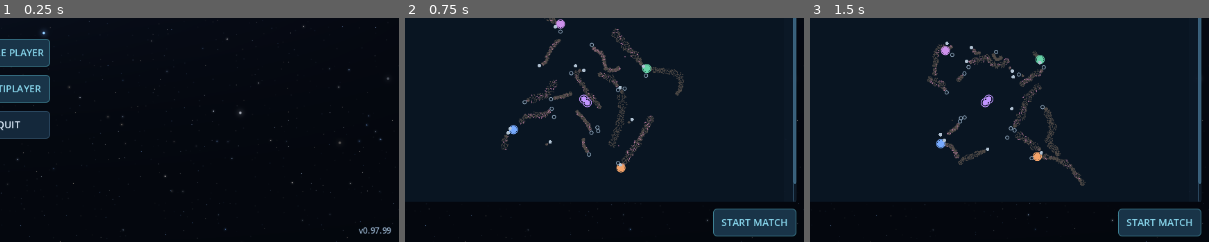
Above: before the commit, frames 1-3 (left to right).
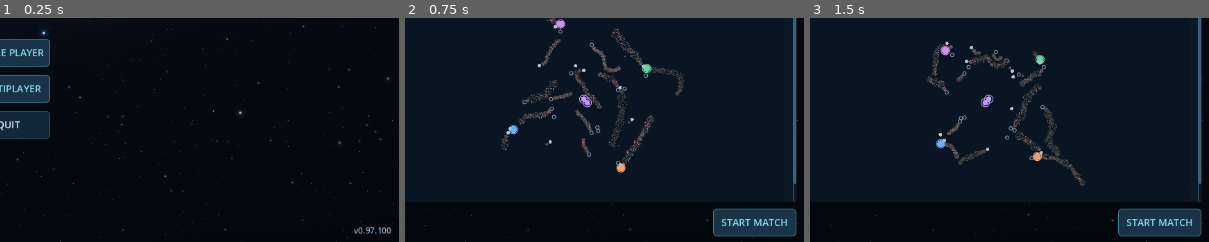
Above: after the commit, the same moments.

Repository: Allumnium/krangblade
Game: Godot game, scene res://scenes/main.tscn
Same seed, same stepped clock (60 frames per second), same inputs: the game is played once before the commit and once after it.
Inputs (mouse positions are % of the whole screen's width and height, from its top left):
- Up to frame 1 (0.25 s): no input
- Up to frame 2 (0.75 s): click "SINGLE PLAYER" at 0.5 s
- Up to frame 3 (1.5 s): click (66, 37) at 1.27 s; type "12" at 1.35 s
The pictures show only the part of the screen within x 49-99%, y 48-98%; the shares and areas given below are measured in that part.

The runs differ from the first frame. In frame 1, 0.2% of the frame differs, in the area x 88-98%, y 93-97%; in frame 2, nothing differs; in frame 3, nothing differs.

Commit message:
v0.97.100: Eliminate redundant speed control theme invalidation

Diff:
--- a/project.godot
+++ b/project.godot
@@ -12,7 +12,7 @@
 
 config/name="Warbound"
 config/description="A multiplayer territory-control RTS prototype."
-config/version="0.97.99"
+config/version="0.97.100"
 run/main_scene="res://scenes/main.tscn"
 config/features=PackedStringArray("4.7", "GL Compatibility")
 run/max_fps=120
--- a/scripts/match.gd
+++ b/scripts/match.gd
@@ -2485,7 +2485,10 @@
 	if state.is_empty():
 		territory_view.refresh(state, 0, Vector2.ZERO, Callable(), Callable())
 		return
+	var fog_started: int = Time.get_ticks_usec() if _profiling_publication else 0
 	_update_fog(state)
+	if _profiling_publication:
+		publication_profile["fog"] = float(Time.get_ticks_usec() - fog_started) / 1000.0
 	if territory_view.refresh(state, _me(), _map_size(), _empire_color, _fog_visible):
 		_position_territory()
 
@@ -2651,7 +2654,10 @@
 	if empire_ui.dialog_visible():
 		empire_ui.refresh(state)
 	_refresh_match_result(state)
+	var speed_started: int = Time.get_ticks_usec() if _profiling_publication else 0
 	developer_tools.refresh_speed(state)
+	if _profiling_publication:
+		publication_profile["developer_speed"] = float(Time.get_ticks_usec() - speed_started) / 1000.0
 	menu_exit.text = "Main menu" if bool(session.get("is_solo")) else ("Return to lobby" if multiplayer.is_server() else "Leave match")
 	if phase == "loading" and multiplayer.is_server():
 		menu_exit.text = "Cancel start"
@@ -4210,15 +4216,31 @@
 		return
 	alert_tracker.sync(state, _me(), Time.get_ticks_msec(), territory_view.region_graph, territory_view.friendly_sectors, _alert_off_camera, _ship_visible, _ship_kind_name, _poi_name, Callable(sound_mixer, "play_cue"))
 
+var publication_profile: Dictionary = {}
+var _profiling_publication: bool = false
+
 func _on_economy_changed() -> void:
+	publication_profile.clear()
+	_profiling_publication = true
 	var state: Dictionary = _state()
+	var started: int = Time.get_ticks_usec()
 	_sync_upgrade_audio(state)
 	_sync_world_audio(state)
+	publication_profile["audio"] = float(Time.get_ticks_usec() - started) / 1000.0
+	started = Time.get_ticks_usec()
 	_refresh_territory(state)
+	publication_profile["territory_fog"] = float(Time.get_ticks_usec() - started) / 1000.0
+	started = Time.get_ticks_usec()
 	_sync_tactical_alerts(state)
 	notice_ui.sync_history(state, alert_tracker.alerts)
+	publication_profile["alerts_history"] = float(Time.get_ticks_usec() - started) / 1000.0
+	started = Time.get_ticks_usec()
 	ship_motion.sync(state, session)
+	publication_profile["motion"] = float(Time.get_ticks_usec() - started) / 1000.0
+	started = Time.get_ticks_usec()
 	_refresh()
+	publication_profile["inspector"] = float(Time.get_ticks_usec() - started) / 1000.0
+	_profiling_publication = false
 
 func _input(event: InputEvent) -> void:
 	if empire_ui.war_confirmation_visible():
--- a/scripts/match_developer_tools.gd
+++ b/scripts/match_developer_tools.gd
@@ -81,15 +81,25 @@
 	for speed in time_buttons:
 		var button: Button = time_buttons[speed]
 		var active: bool = int(speed) == current
-		button.disabled = not can_change
-		button.set_pressed_no_signal(active)
-		# Keep the replicated speed visible even after the match ends.
+		if button.disabled == can_change:
+			button.disabled = not can_change
+		# A rejected request can leave a locally toggled button out of sync.
+		# Always reconcile actual state, even when the authority speed is unchanged.
+		if button.button_pressed != active:
+			button.set_pressed_no_signal(active)
+		# Theme override writes invalidate layout/theme caches even on hidden
+		# controls. Only change overrides when their actual values differ.
 		if active:
-			button.add_theme_stylebox_override("disabled", button.get_theme_stylebox("pressed"))
-			button.add_theme_color_override("font_disabled_color", HUD.ACCENT)
+			var pressed_style: StyleBox = button.get_theme_stylebox("pressed")
+			if not button.has_theme_stylebox_override("disabled") or not is_same(button.get_theme_stylebox("disabled"), pressed_style):
+				button.add_theme_stylebox_override("disabled", pressed_style)
+			if not button.has_theme_color_override("font_disabled_color") or button.get_theme_color("font_disabled_color") != HUD.ACCENT:
+				button.add_theme_color_override("font_disabled_color", HUD.ACCENT)
 		else:
-			button.remove_theme_stylebox_override("disabled")
-			button.remove_theme_color_override("font_disabled_color")
+			if button.has_theme_stylebox_override("disabled"):
+				button.remove_theme_stylebox_override("disabled")
+			if button.has_theme_color_override("font_disabled_color"):
+				button.remove_theme_color_override("font_disabled_color")
 
 func update_perf(delta: float) -> void:
 	if is_instance_valid(diagnostic_label):
--- /dev/null
+++ b/tests/developer_speed_refresh_test.gd
@@ -0,0 +1,52 @@
+extends SceneTree
+## Test the control contract, not positions, labels or layout.
+const TOOLS = preload("res://scripts/match_developer_tools.gd")
+const HUD = preload("res://scripts/ui_theme.gd")
+
+var changes: int = 0
+
+func _initialize() -> void:
+	call_deferred("_run")
+
+func _run() -> void:
+	var session: Node = root.get_node("GameSession")
+	session.set("is_solo", true)
+	session.set("phase", "match")
+	var controls = TOOLS.new()
+	controls.session = session
+	for speed in [0, 1, 2, 5]:
+		var button := Button.new()
+		button.toggle_mode = true
+		root.add_child(button)
+		controls.time_buttons[speed] = button
+		button.theme_changed.connect(func() -> void: changes += 1)
+	var state: Dictionary = {"time_speed": 1}
+	controls.refresh_speed(state)
+	await process_frame
+	var initial_changes: int = changes
+	for iteration in range(25):
+		controls.refresh_speed(state)
+	await process_frame
+	assert(changes == initial_changes, "Unchanged speed must not invalidate button themes")
+	assert(controls.time_buttons[1].disabled and controls.time_buttons[1].button_pressed)
+	controls.dev_mode = true
+	controls.refresh_speed(state)
+	assert(not controls.time_buttons[1].disabled)
+	# A locally toggled button (e.g. rejected authority request) must be restored.
+	controls.time_buttons[5].set_pressed_no_signal(true)
+	controls.refresh_speed(state)
+	assert(not controls.time_buttons[5].button_pressed)
+	state["time_speed"] = 5
+	controls.refresh_speed(state)
+	assert(not controls.time_buttons[1].button_pressed and controls.time_buttons[5].button_pressed)
+	assert(not controls.time_buttons[1].has_theme_stylebox_override("disabled"))
+	assert(not controls.time_buttons[1].has_theme_color_override("font_disabled_color"))
+	assert(is_same(controls.time_buttons[5].get_theme_stylebox("disabled"), controls.time_buttons[5].get_theme_stylebox("pressed")))
+	assert(controls.time_buttons[5].get_theme_color("font_disabled_color") == HUD.ACCENT)
+	state["match_result"] = {"team": 1}
+	controls.refresh_speed(state)
+	for button in controls.time_buttons.values():
+		assert(button.disabled)
+		button.queue_free()
+	print("PASS: developer speed refresh idempotence, rejected-toggle recovery, speed and eligibility transitions")
+	quit()
--- a/tests/fleet_render_benchmark.gd
+++ b/tests/fleet_render_benchmark.gd
@@ -122,6 +122,7 @@
 	var snapshot_samples: Array[float] = []
 	var apply_samples: Array[float] = []
 	var publish_samples: Array[float] = []
+	var subscriber_samples: Dictionary = {}
 	var first_revision: int = int(session.get("motion_revision"))
 	var observed_revision: int = first_revision
 	var initial_elapsed: float = float(state["elapsed"])
@@ -141,6 +142,12 @@
 			snapshot_samples.append(float(session.get("diagnostic_worker_snapshot_ms")))
 			apply_samples.append(float(session.get("diagnostic_worker_apply_ms")))
 			publish_samples.append(float(session.get("diagnostic_worker_publish_ms")))
+			if publish_samples.back() > 0.0:
+				for key in match_scene.get("publication_profile"):
+					if not subscriber_samples.has(key):
+						var series: Array[float] = []
+						subscriber_samples[key] = series
+					subscriber_samples[key].append(float(match_scene.get("publication_profile")[key]))
 			var published: Dictionary = session.get("economy")
 			minimum_ships = mini(minimum_ships, published["ships"].size())
 			peak_ships = maxi(peak_ships, published["ships"].size())
@@ -199,6 +206,10 @@
 		result["worker_snapshot_ms"] = _stats(snapshot_samples)
 		result["worker_main_thread_apply_ms"] = _stats(apply_samples)
 		result["worker_main_thread_publish_ms"] = _stats(publish_samples)
+		var subscriber_stats: Dictionary = {}
+		for key in subscriber_samples:
+			subscriber_stats[key] = _stats(subscriber_samples[key])
+		result["publication_subscribers_ms"] = subscriber_stats
 		result["worker_overruns"] = worker_overruns
 		result["simulation_batches_over_100ms"] = sim_samples.filter(func(sample: float) -> bool: return sample > 100.0).size()
 	print("FLEET_RENDER " + JSON.stringify(result))
Not shown, added: tests/developer_speed_refresh_test.gd.uid
Not shown, changed: AGENTS.md
Not shown, changed: ARCHITECTURE.md
Not shown, changed: COMPLETED.md
Not shown, changed: PERFORMANCE.md
Not shown, changed: THOUGHTS.md
Not shown, changed: TODO.md
